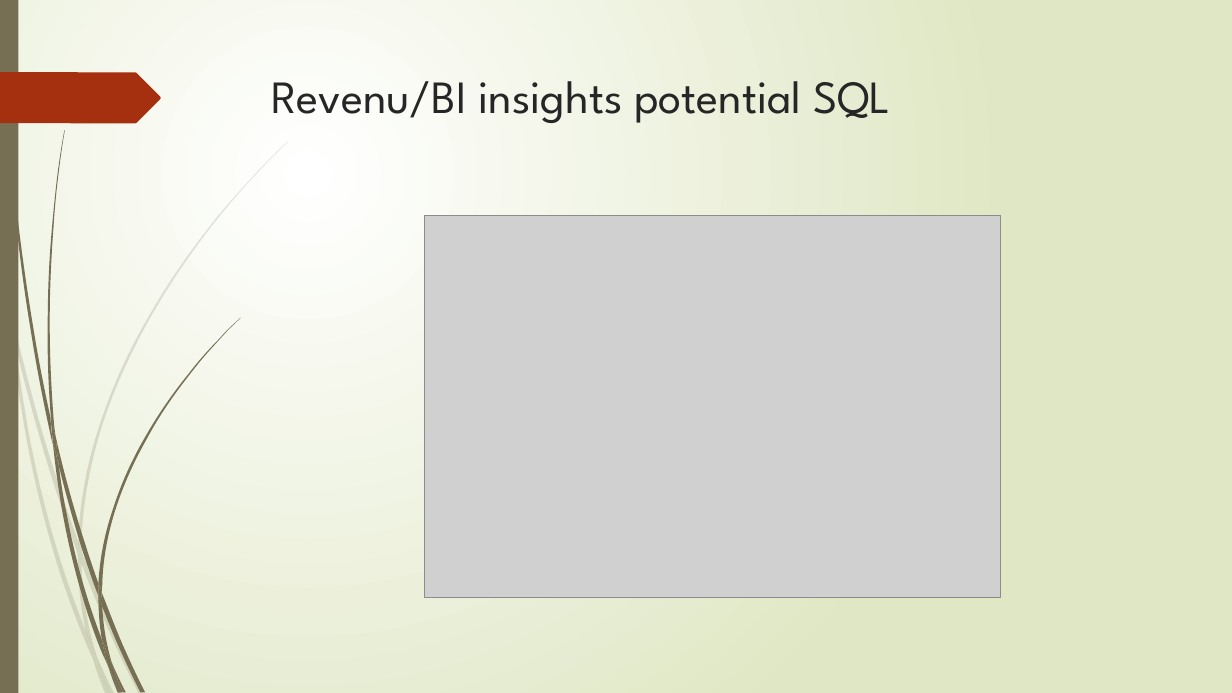
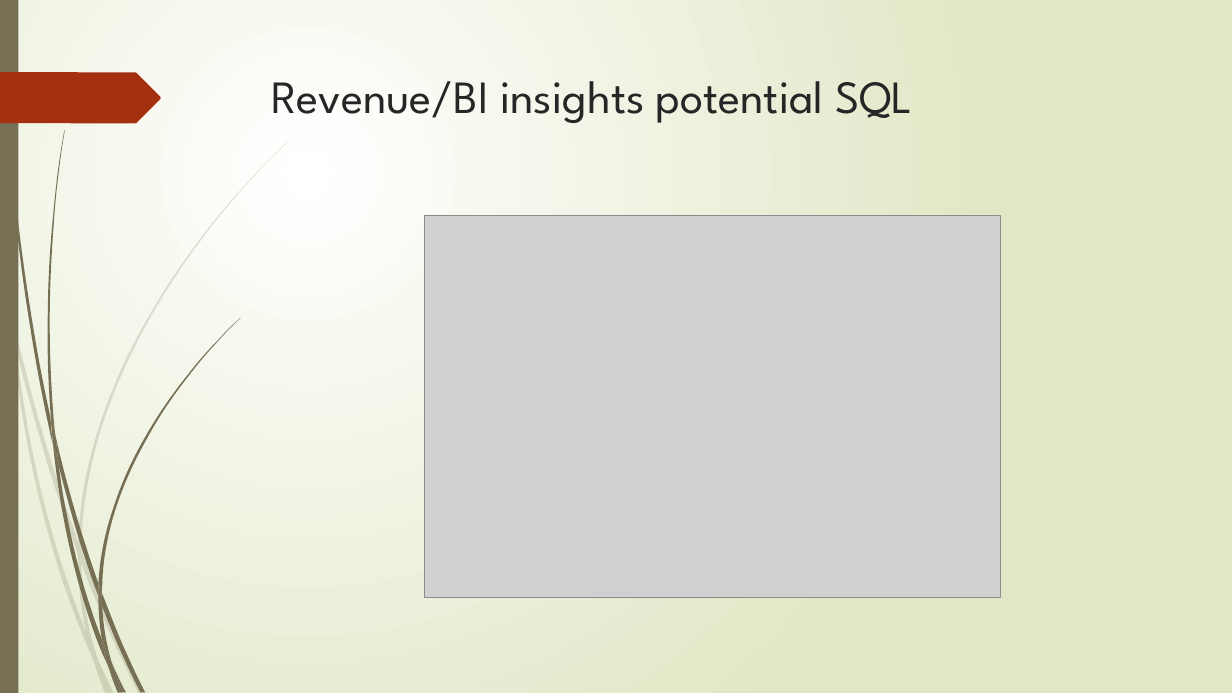
Before and after one commit to gabrielchanyk/food_insights_data_engineering, a slide deck: slide 38 of InsightEats Case Study.pptx. Drawn at 1232x693 pixels with LibreOffice and Linux fonts; fonts in the diff are those of the drawing; grey boxes stand for pictures. Boxes give left, top, right and bottom in pixels: in the first picture for what was removed or moved away, otherwise in the second. Text is boxed around its words. In the diff, an @@ line names an element or a change of style, - is before the commit and + after.

Commit message:
fix spelling

```diff
--- a/InsightEats Case Study.pptx
+++ b/InsightEats Case Study.pptx
@@ title at (271, 81, 913, 123): text changed @@
-Revenu/BI insights potential SQL
+Revenue/BI insights potential SQL
```
Also in this commit, not shown: 4 other slides changed.
